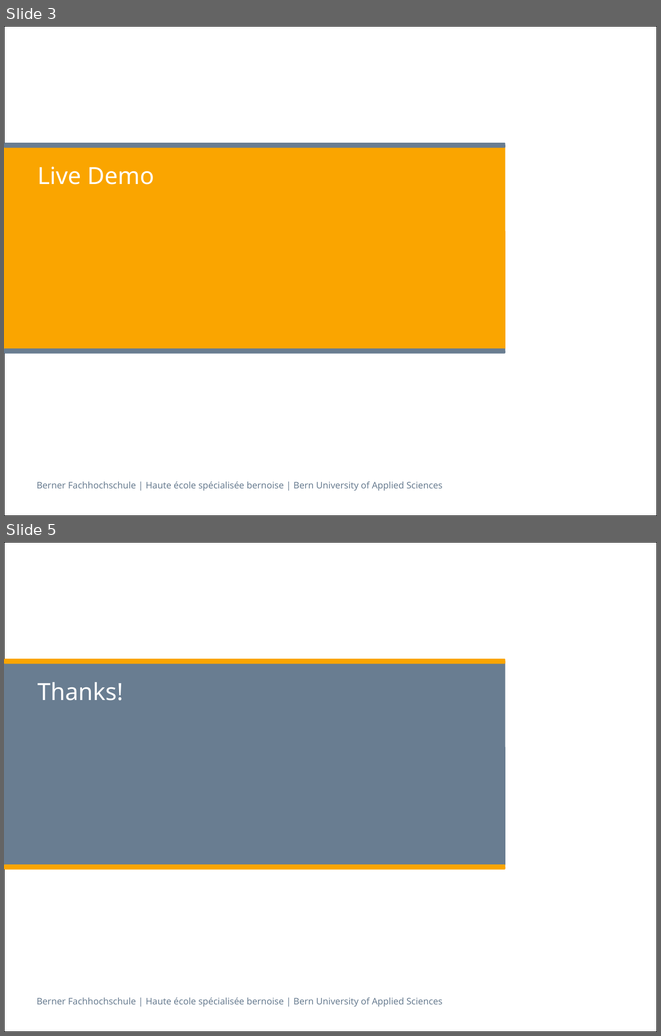
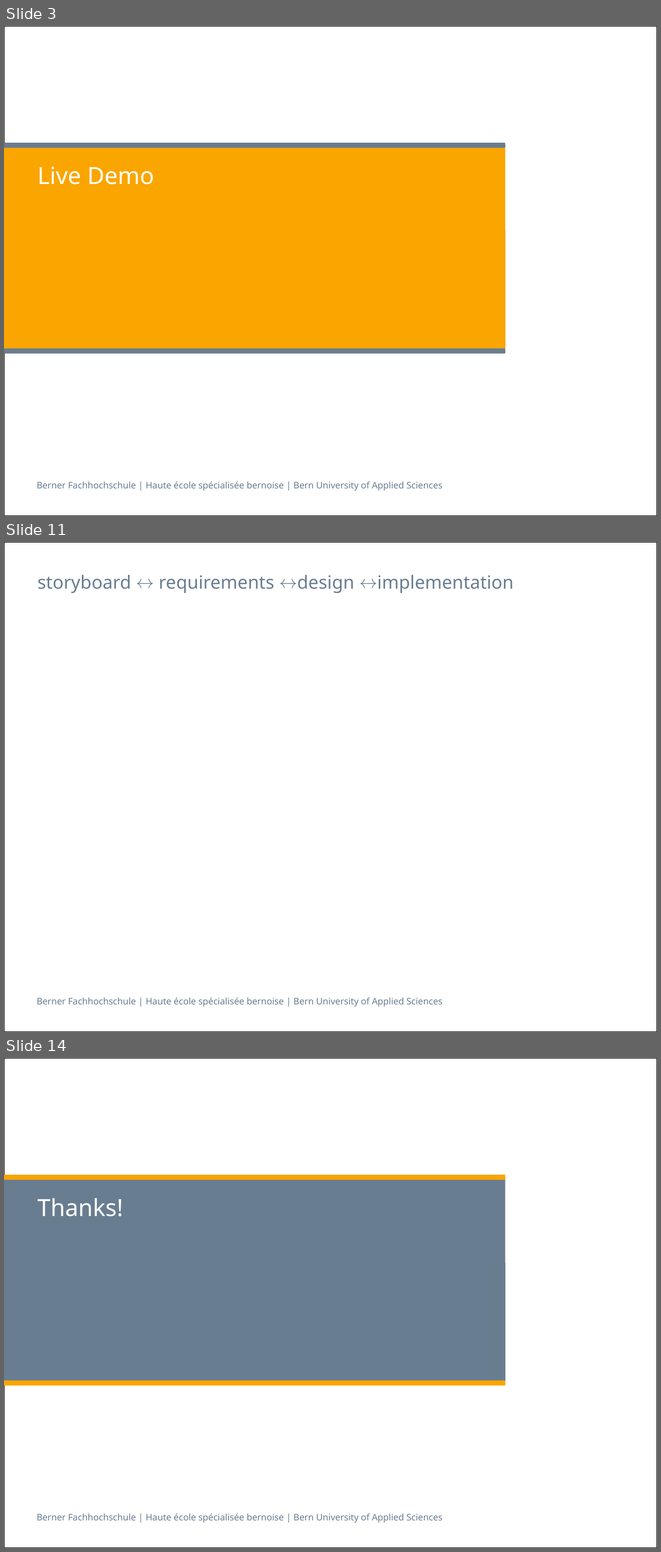
Before and after one commit to isels1/ch.bfh.btx8081.w2015.blue, a slide deck: doc/task14/Task14.pptx. Shown one above the other, each under a label of ours: slides 3 and 5 before the commit, slides 3, 11 and 14 after it; the slides between them are not shown. The pictures are 661x1036 and 661x1552 pixels, drawn with LibreOffice and Linux fonts; fonts in the diff are those of the drawing. Boxes give left, top, right and bottom in pixels: in the first picture for what was removed or moved away, otherwise in the second. Text is boxed around its words. In the diff, an @@ line names an element or a change of style, - is before the commit and + after.

```diff
--- a/doc/task14/Task14.pptx
+++ b/doc/task14/Task14.pptx
@@ slide 11 added at (x1=4, y1=542, x2=657, y2=1032), background #FFFFFF; not listed: 2 template elements that a slide beside it also shows @@
@@ title added at (x1=37, y1=575, x2=513, y2=593), 20 pt, text #697D91 @@
+storyboard ↔ requirements ↔design ↔implementation
@@ what was slide 5 is now slide 14 @@
```
Also in this commit, not shown: 9 other slides added, 1 slide removed.
